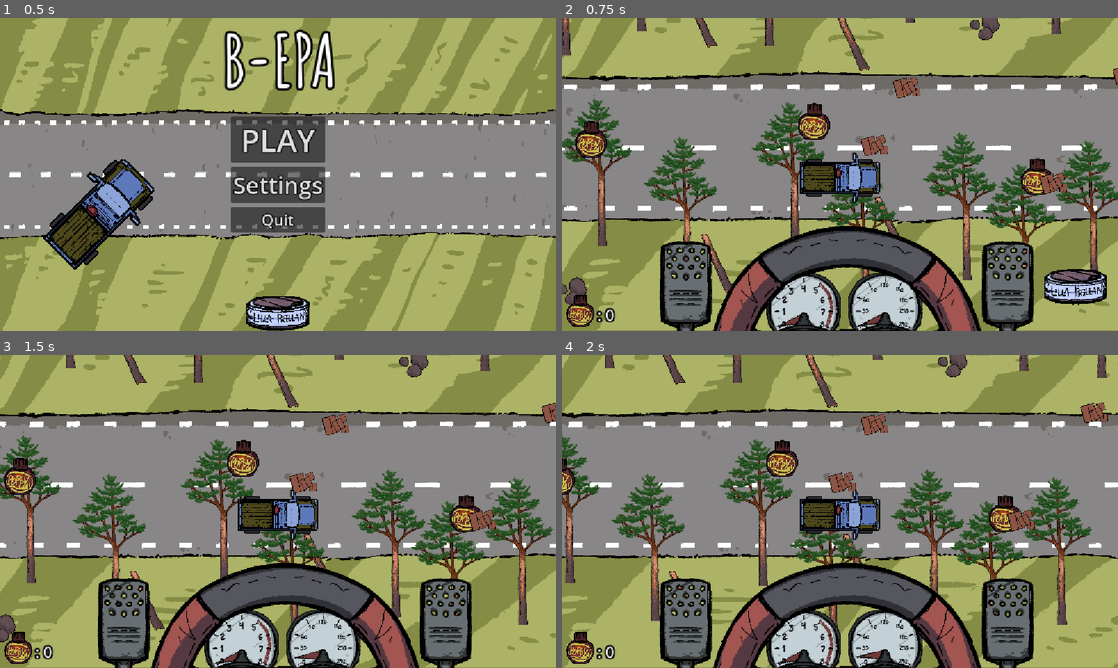
Above: before the commit, frames 1-4 (two rows, left to right).
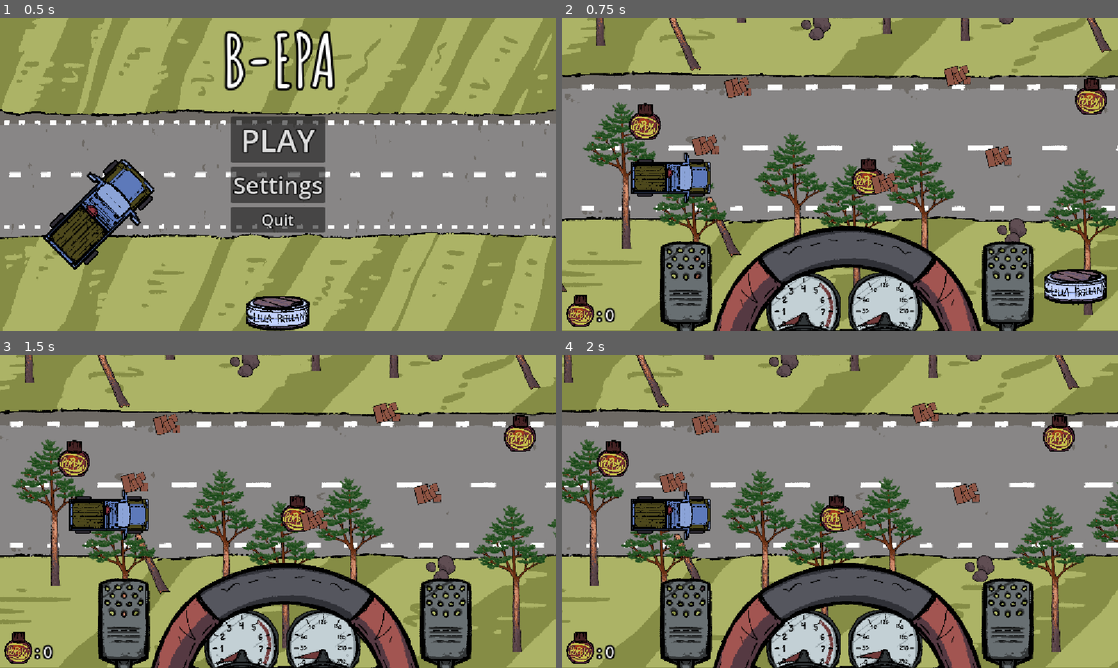
Above: after the commit, the same moments.

Repository: midenfors/project-epa
Game: Godot game, scene res://Scenes/UI/main_menu.tscn
Same seed, same stepped clock (60 frames per second), same inputs: the game is played once before the commit and once after it. The engine's default icon, where the game draws it, is replaced by a stand-in: a white triangle on a blue panel in a dark square.
Inputs (mouse positions are in pixels of both pictures, inside the frame that each line leads up to):
- Up to frame 1 (0.5 s): no input
- Up to frame 2 (0.75 s): click "PLAY" at 0.5 s
- Up to frame 3 (1.5 s): click (444, 633) at 1.25 s
- Up to frame 4 (2 s): no input

Frame 1 is identical in both runs. In frame 2, 40% of the frame differs, in the area x 0-100%, y 0-100%; in frame 3, 41%; in frame 4, 41%.

Commit message:
Updated camrea position.

Diff:
--- a/Scripts/world.gd
+++ b/Scripts/world.gd
@@ -18,7 +18,7 @@
 
 func _process(_delta: float) -> void:
 	#check end of run state
-	camera.position.x = car.position.x
+	camera.position.x = car.position.x + 500
 	if car.speed == 0 and car.car_started_motion:
 		hud.show_end_state()
 
